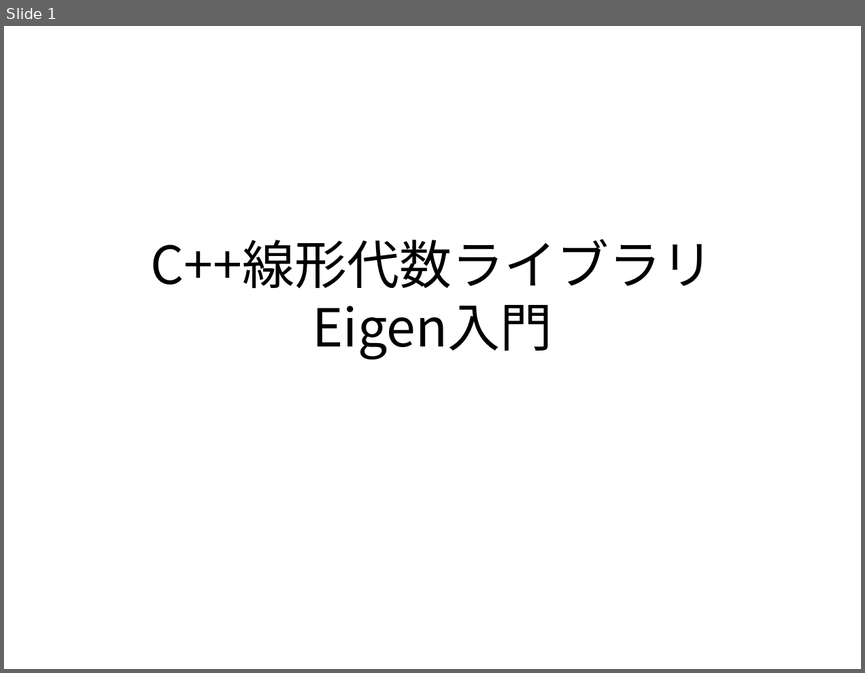
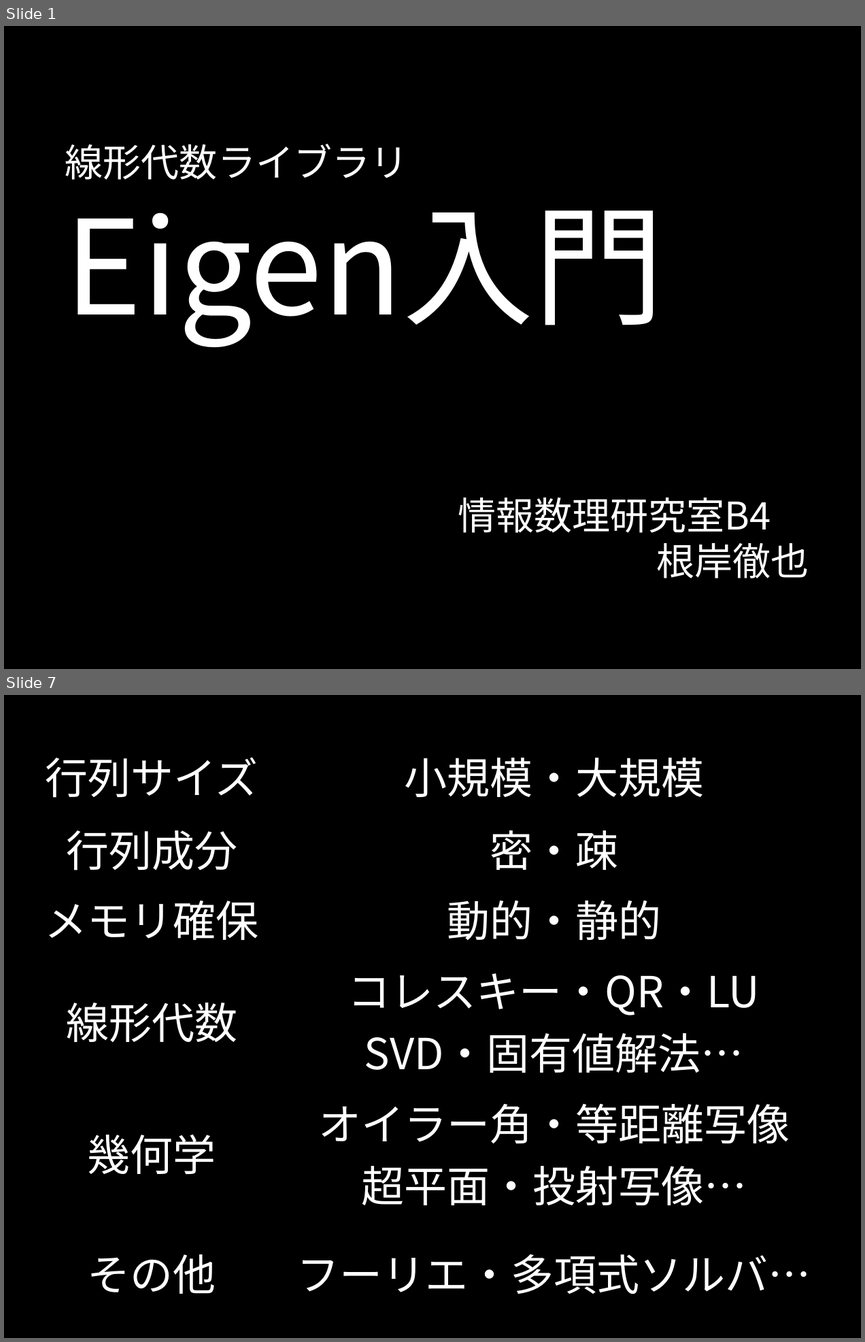
Before and after one commit to TetsuyaNegishi/Eigen_Seminar_2015_11_04, a slide deck: Eigen_Seminar_slide.pptx. Shown one above the other, each under a label of ours: slide 1 before the commit, slides 1 and 7 after it; the slides between them are not shown. The pictures are 865x673 and 865x1342 pixels, drawn with LibreOffice and Linux fonts; fonts in the diff are those of the drawing; background and template pictures are left out. Boxes give left, top, right and bottom in pixels: in the first picture for what was removed or moved away, otherwise in the second. Text is boxed around its words. In the diff, an @@ line names an element or a change of style, - is before the commit and + after.

```diff
--- a/Eigen_Seminar_slide.pptx
+++ b/Eigen_Seminar_slide.pptx
@@ slide 7 added at (x1=4, y1=695, x2=861, y2=1338), background picture (left out) @@
@@ table added at (x1=31, y1=738, x2=835, y2=1312), 6 rows, 2 columns @@
+行列サイズ | 小規模・大規模
+行列成分 | 密・疎
+メモリ確保 | 動的・静的
+線形代数 | コレスキー・QR・LU SVD・固有値解法…
+幾何学 | オイラー角・等距離写像 超平面・投射写像…
+その他 | フーリエ・多項式ソルバ…
@@ slide 1 changed as well @@
@@ background #FFFFFF to picture (left out) @@
@@ text "線形代数ライブラリ Eigen入門" at (x1=65, y1=144, x2=664, y2=347): vertical alignment middle to bottom @@
@@ text at (x1=65, y1=144, x2=664, y2=347): text changed; size 44 to 32 pt; text colour #000000 to #FFFFFF @@
-C++線形代数ライブラリ
-Eigen入門
+線形代数ライブラリ
+Eigen入門
@@ text added at (x1=458, y1=497, x2=808, y2=578), 32 pt, text #FFFFFF @@
+情報数理研究室B4
+根岸徹也
```
Also in this commit, not shown: 16 other slides added, 2 other files.
